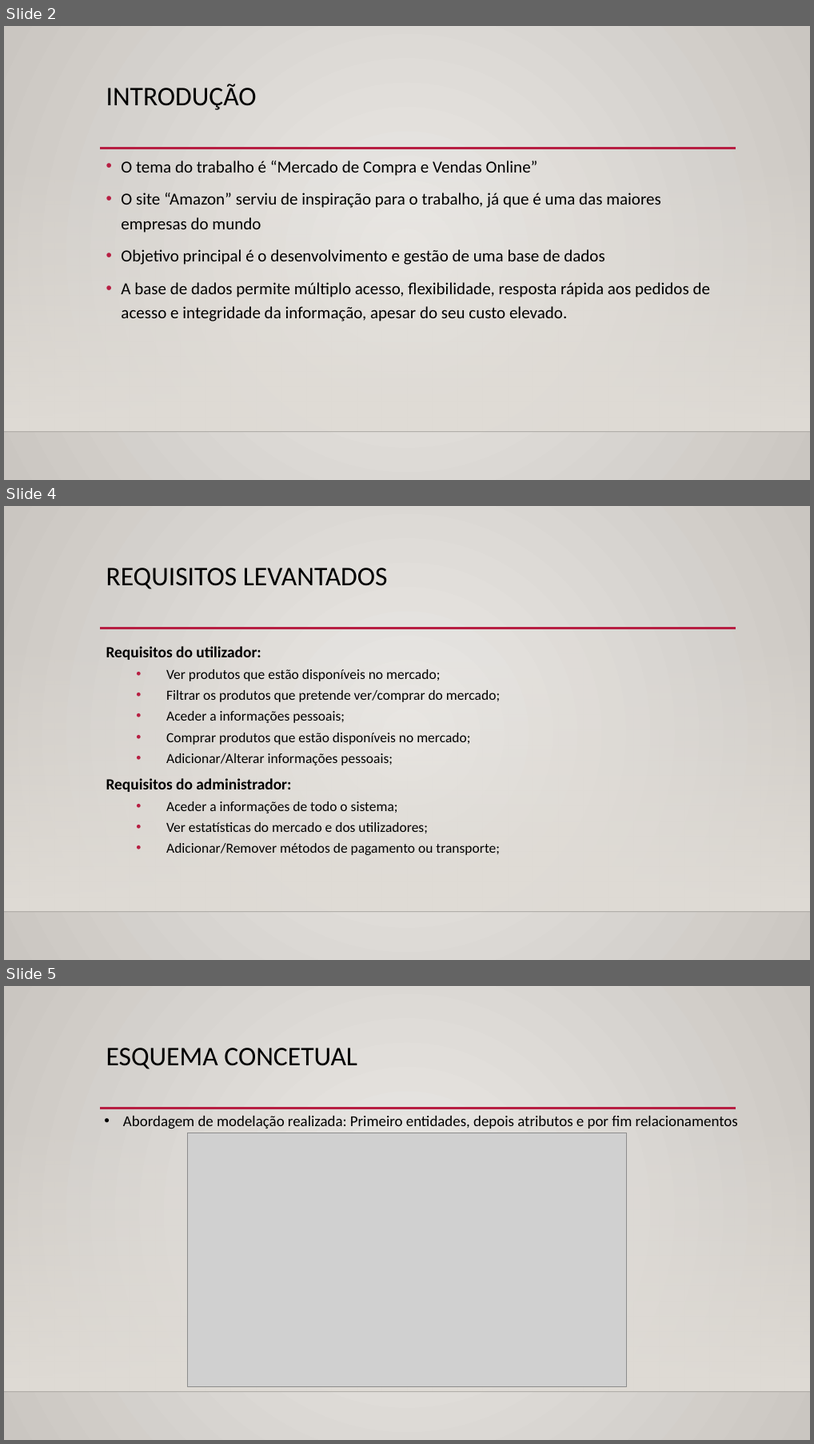
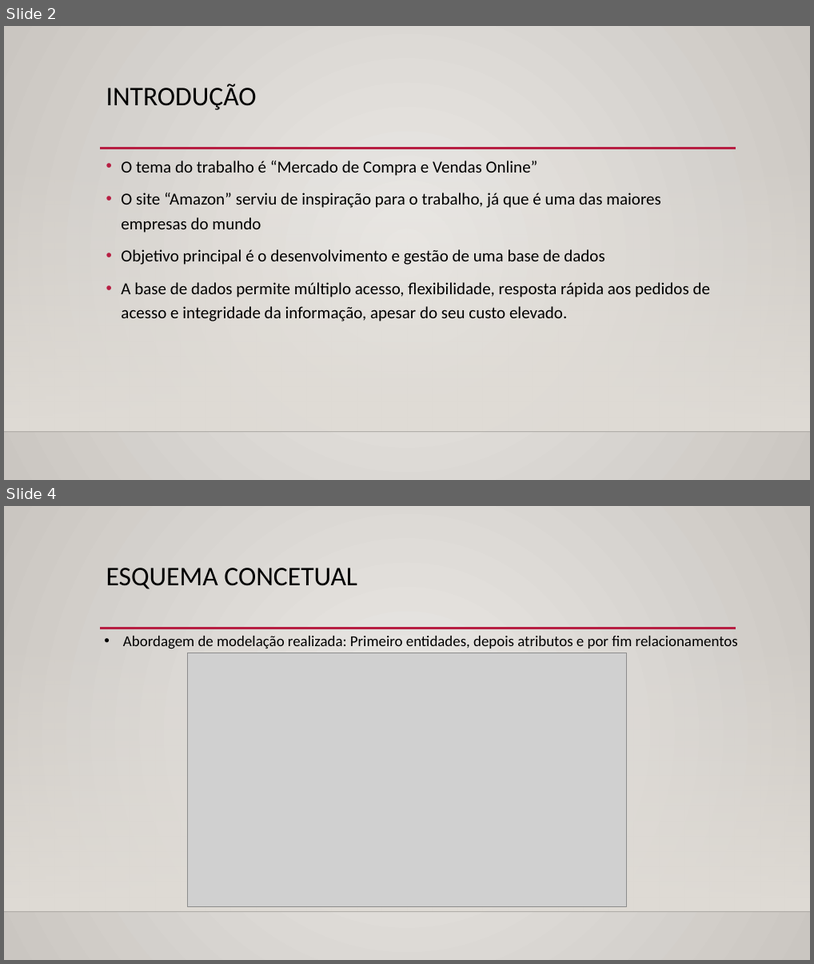
Before and after one commit to PedroCapa/BD, a slide deck: Apresentação BD.pptx. Shown one above the other, each under a label of ours: slides 2, 4 and 5 before the commit, slides 2 and 4 after it; the slides between them are not shown. The pictures are 814x1444 and 814x964 pixels, drawn with LibreOffice and Linux fonts; fonts in the diff are those of the drawing; grey boxes stand for pictures; background and template pictures are left out. Boxes give left, top, right and bottom in pixels: in the first picture for what was removed or moved away, otherwise in the second. Text is boxed around its words. In the diff, an @@ line names an element or a change of style, - is before the commit and + after.

```diff
--- a/Apresentação BD.pptx
+++ b/Apresentação BD.pptx
@@ slide 4 removed at (4,506,810,960), background gradient #ECEAE7 to #CAC7C1; not listed: 3 template elements that a slide beside it also shows @@
@@ title removed at (106,568,388,589) @@
-REQUISITOS LEVANTADOS
@@ text removed at (106,646,500,855) @@
-Requisitos do utilizador:
-  • Ver produtos que estão disponíveis no mercado;
-  • Filtrar os produtos que pretende ver/comprar do mercado;
-  • Aceder a informações pessoais;
-  • Comprar produtos que estão disponíveis no mercado;
-  • Adicionar/Alterar informações pessoais;
-Requisitos do administrador:
-  • Aceder a informações de todo o sistema;
-  • Ver estatísticas do mercado e dos utilizadores;
-  • Adicionar/Remover métodos de pagamento ou transporte;
@@ what was slide 5 is now slide 4 @@
```
Also in this commit, not shown: 1 slide changed.
